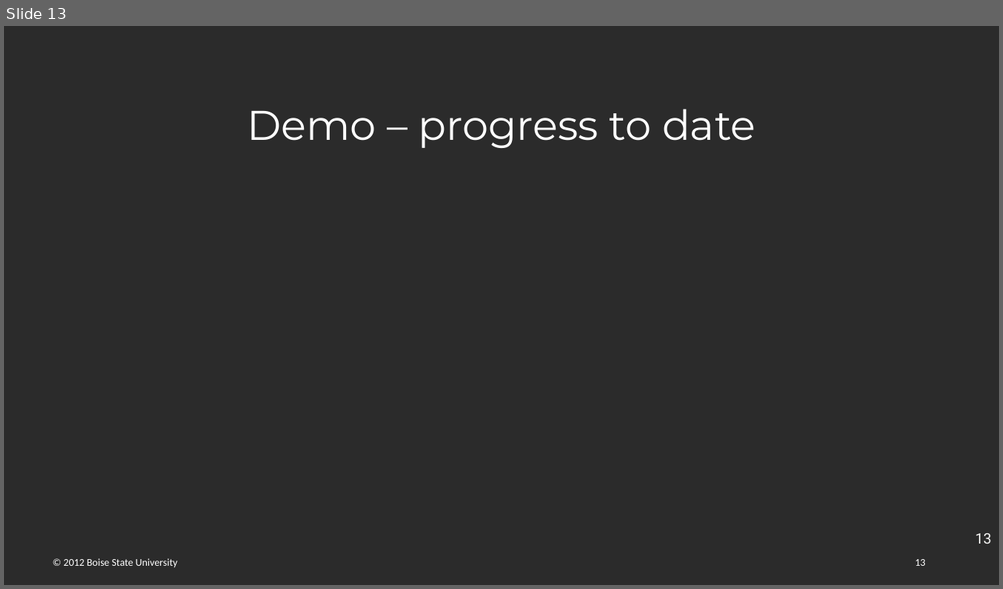
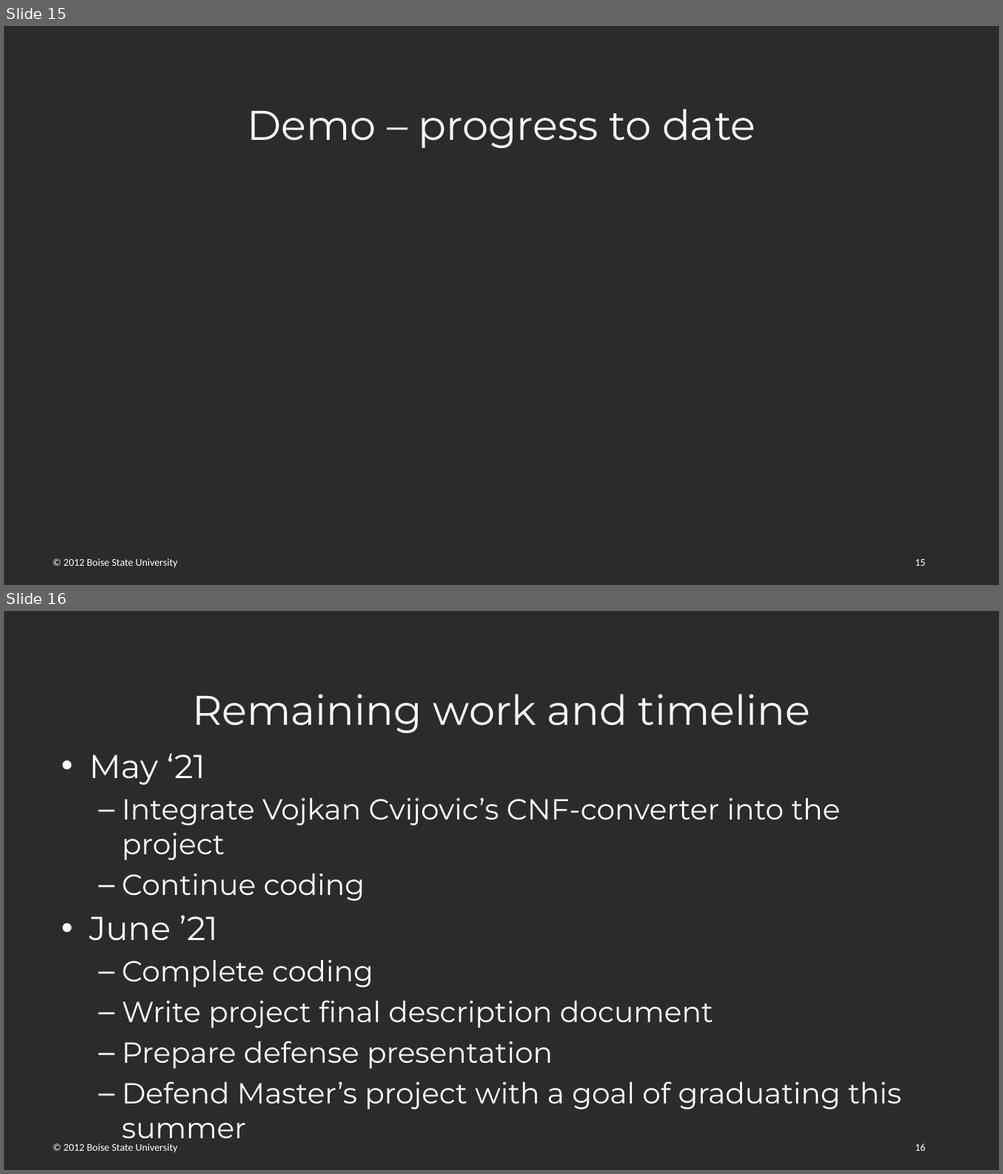
Before and after one commit to Panik-Kontrol/MastersProject, a slide deck: BoiseState_project_proposal.pptx. Shown one above the other, each under a label of ours: slide 13 before the commit, slides 15 and 16 after it. The pictures are 1003x589 and 1003x1174 pixels, drawn with LibreOffice and Linux fonts; fonts in the diff are those of the drawing; background and template pictures are left out; a plain dark background stands for a picture behind light text. Boxes give left, top, right and bottom in pixels: in the first picture for what was removed or moved away, otherwise in the second. Text is boxed around its words. In the diff, an @@ line names an element or a change of style, - is before the commit and + after.

```diff
--- a/BoiseState_project_proposal.pptx
+++ b/BoiseState_project_proposal.pptx
@@ slide 16 added at [4,611,999,1170], background picture (left out); not listed: 2 template elements that a slide beside it also shows @@
@@ title added at [192,694,811,733], 40 pt, text #FFFFFF @@
+Remaining work and timeline
@@ text added at [89,753,901,1146], 28 pt, text #FFFFFF @@
+• May ‘21
+  – Integrate Vojkan Cvijovic’s CNF-converter into the project
+  – Continue coding
+• June ’21
+  – Complete coding
+  – Write project final description document
+  – Prepare defense presentation
+  – Defend Master’s project with a goal of graduating this summer
@@ what was slide 13 is now slide 15 @@
@@ slide 15 changed as well @@
@@ page number removed at [975,534,991,544] @@
-13
@@ page number at [915,560,925,566]: text changed @@
-13
+15
```
Also in this commit, not shown: 12 other slides changed, 2 other slides added.
